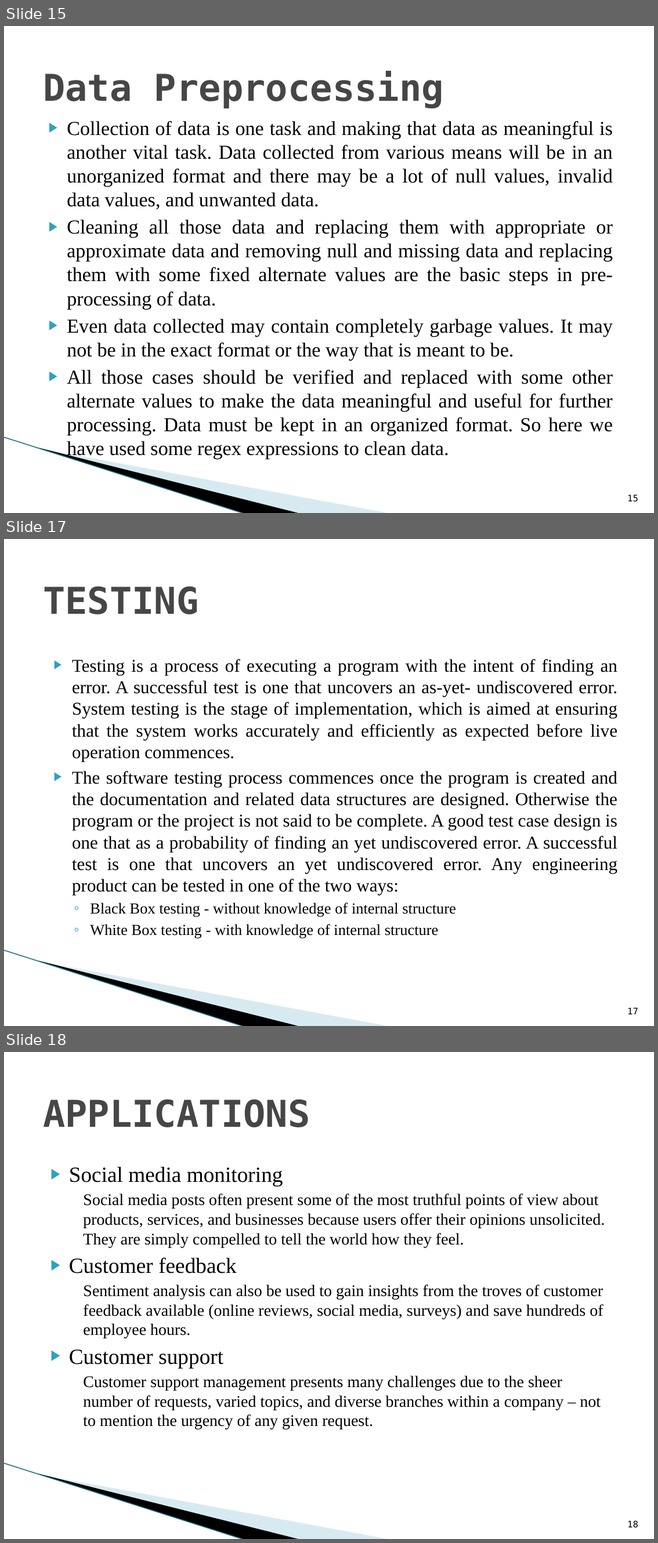
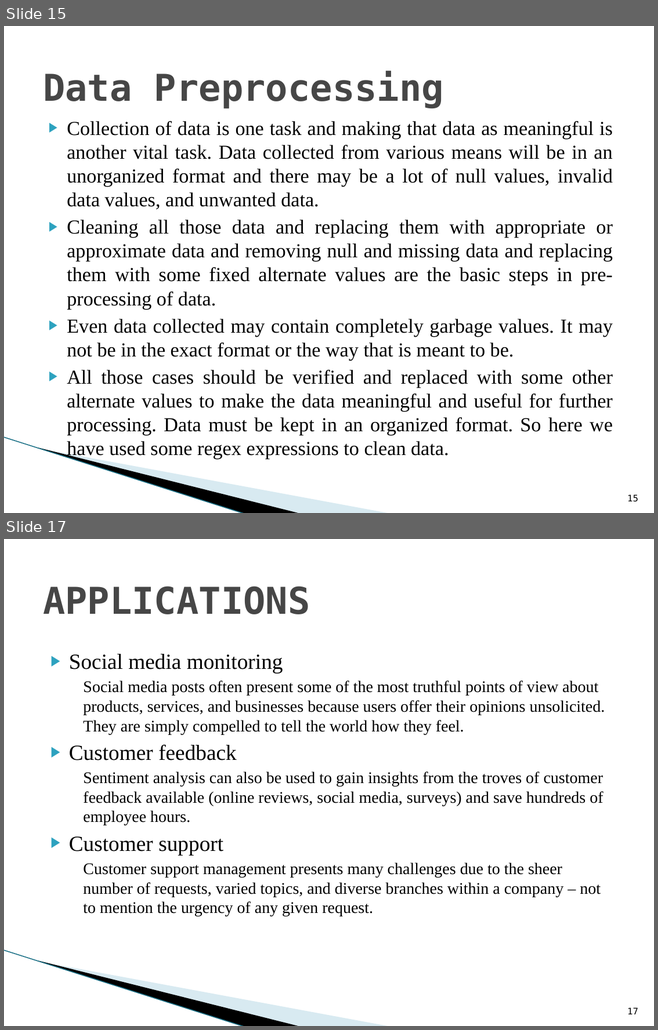
Before and after one commit to jjnanthakumar/D2-Twitter-Analysis-Project, a slide deck: Documents/D2_VIVA_FINAL_PPT.pptx. Shown one above the other, each under a label of ours: slides 15, 17 and 18 before the commit, slides 15 and 17 after it; the slides between them are not shown. The pictures are 658x1543 and 658x1030 pixels, drawn with LibreOffice and Linux fonts; fonts in the diff are those of the drawing; background and template pictures are left out. Boxes give left, top, right and bottom in pixels: in the first picture for what was removed or moved away, otherwise in the second. Text is boxed around its words. In the diff, an @@ line names an element or a change of style, - is before the commit and + after.

```diff
--- a/Documents/D2_VIVA_FINAL_PPT.pptx
+++ b/Documents/D2_VIVA_FINAL_PPT.pptx
@@ slide 17 removed at [4, 539, 654, 1026], background #FFFFFF; not listed: 3 template elements that a slide beside it also shows @@
@@ title removed at [43, 586, 199, 614] @@
-TESTING
@@ text removed at [72, 659, 617, 939] @@
-▶ Testing is a process of executing a program with the intent of finding an error. A successful test is one that uncovers an as-yet- undiscovered error. System testing is the stage of implementation, which is aimed at ensuring that the system works accurately and efficiently as expected before live operation commences.
-▶ The software testing process commences once the program is created and the documentation and related data structures are designed. Otherwise the program or the project is not said to be complete. A good test case design is one that as a probability of finding an yet undiscovered error. A successful test is one that uncovers an yet undiscovered error. Any engineering product can be tested in one of the two ways:
-  ◦ Black Box testing - without knowledge of internal structure
-  ◦ White Box testing - with knowledge of internal structure
@@ page number removed at [627, 1008, 638, 1015] @@
-17
@@ what was slide 18 is now slide 17 @@
@@ page number at [627, 1008, 638, 1015]: text changed @@
-18
+17
```
Also in this commit, not shown: 1 other slide removed, 1 other file.
